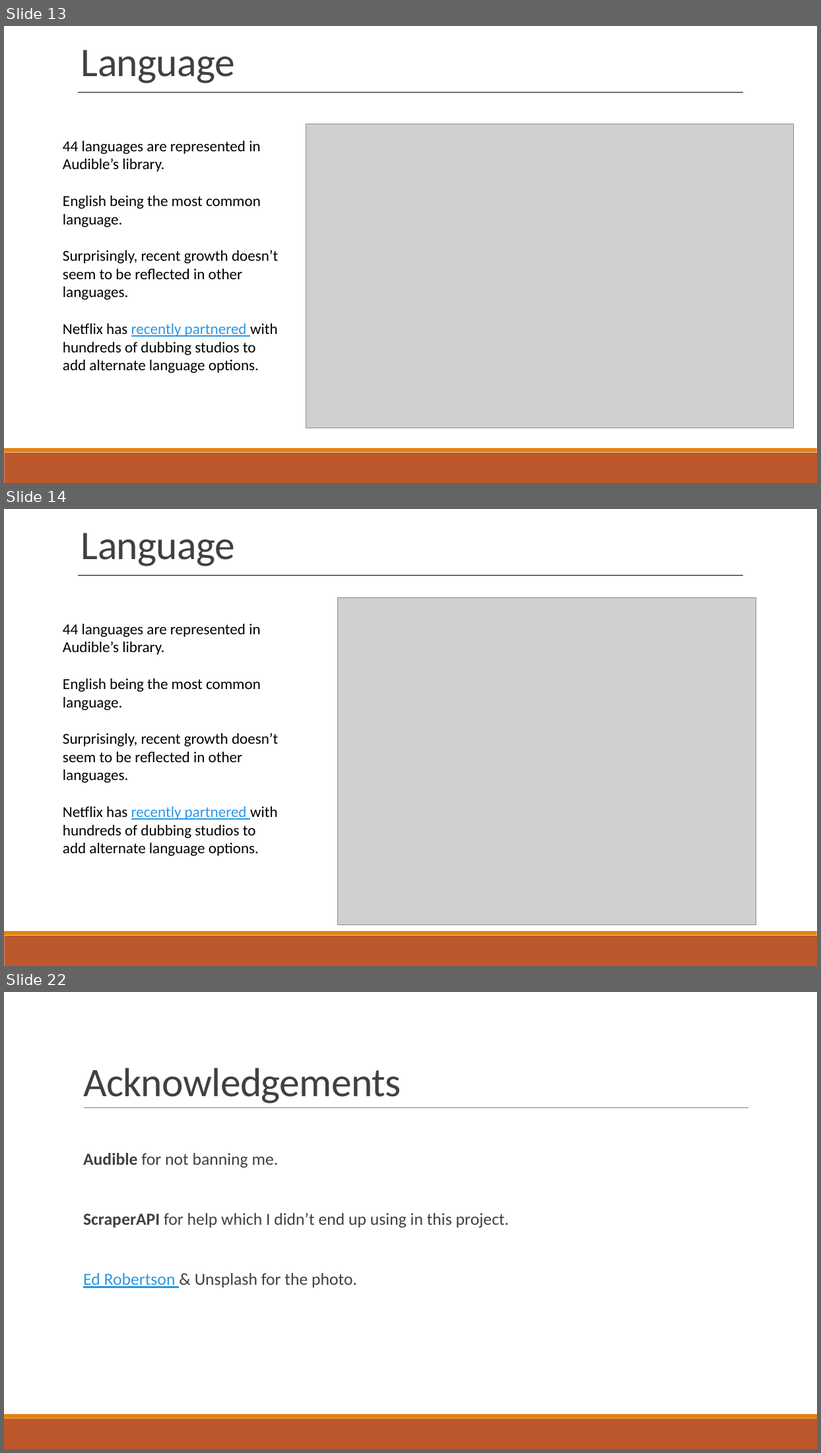
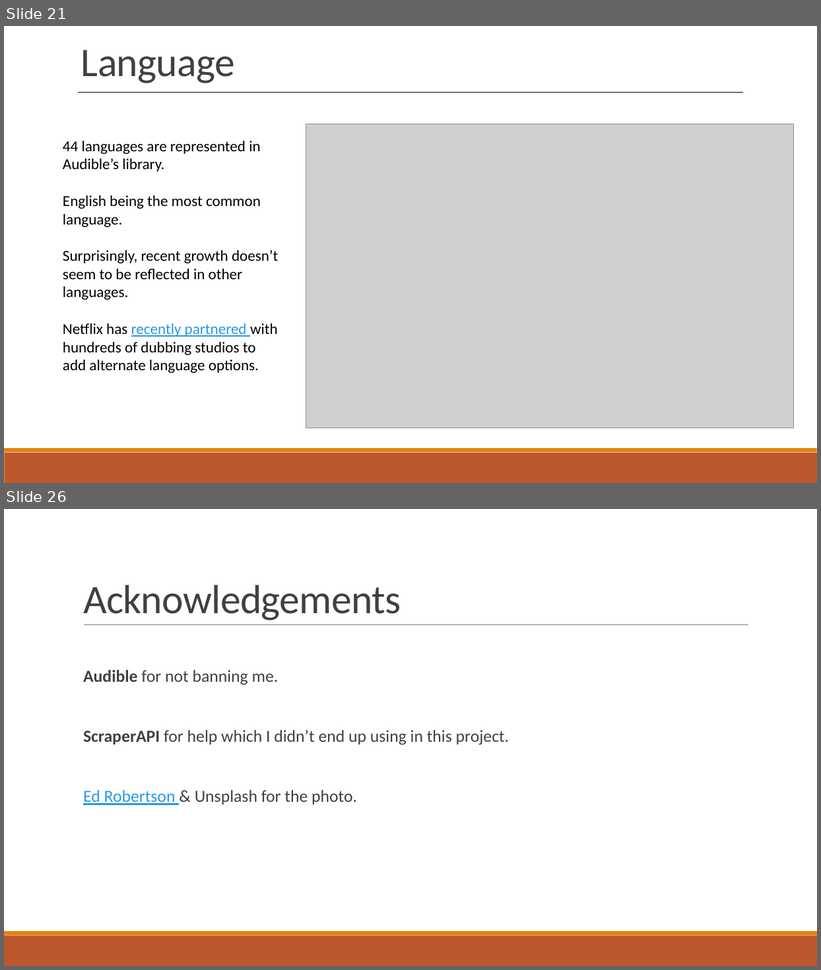
Before and after one commit to jwelch1123/finding_the_tree_in_the_forest, a slide deck: Presentation.pptx. Shown one above the other, each under a label of ours: slides 13, 14 and 22 before the commit, slides 21 and 26 after it; the slides between them are not shown. The pictures are 821x1453 and 821x970 pixels, drawn with LibreOffice and Linux fonts; fonts in the diff are those of the drawing; grey boxes stand for pictures. Boxes give left, top, right and bottom in pixels: in the first picture for what was removed or moved away, otherwise in the second. Text is boxed around its words. In the diff, an @@ line names an element or a change of style, - is before the commit and + after.

```diff
--- a/Presentation.pptx
+++ b/Presentation.pptx
@@ slide 14 removed at (4, 509, 817, 966), background #FFFFFF; not listed: 2 template elements that a slide beside it also shows @@
@@ text removed at (81, 533, 235, 566) @@
-Language
@@ line removed from (79, 576) to (743, 576) @@
@@ picture removed at (338, 597, 756, 925) @@
@@ text removed at (63, 624, 278, 856) @@
-44 languages are represented in Audible’s library.
-English being the most common language.
-Surprisingly, recent growth doesn’t seem to be reflected in other languages.
-Netflix has recently partnered with hundreds of dubbing studios to add alternate language options.
@@ what was slide 13 is now slide 21 @@
@@ what was slide 22 is now slide 26 @@
```
Also in this commit, not shown: 4 slides changed, 16 slides added, 11 other slides removed, 20 other files.
